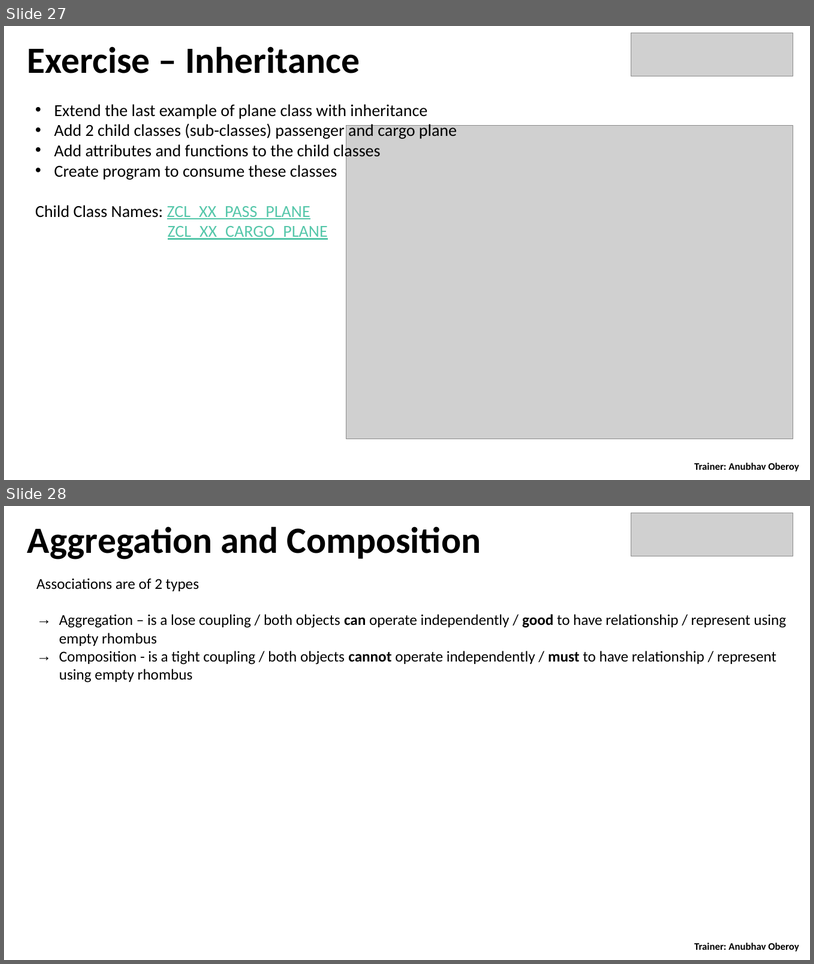
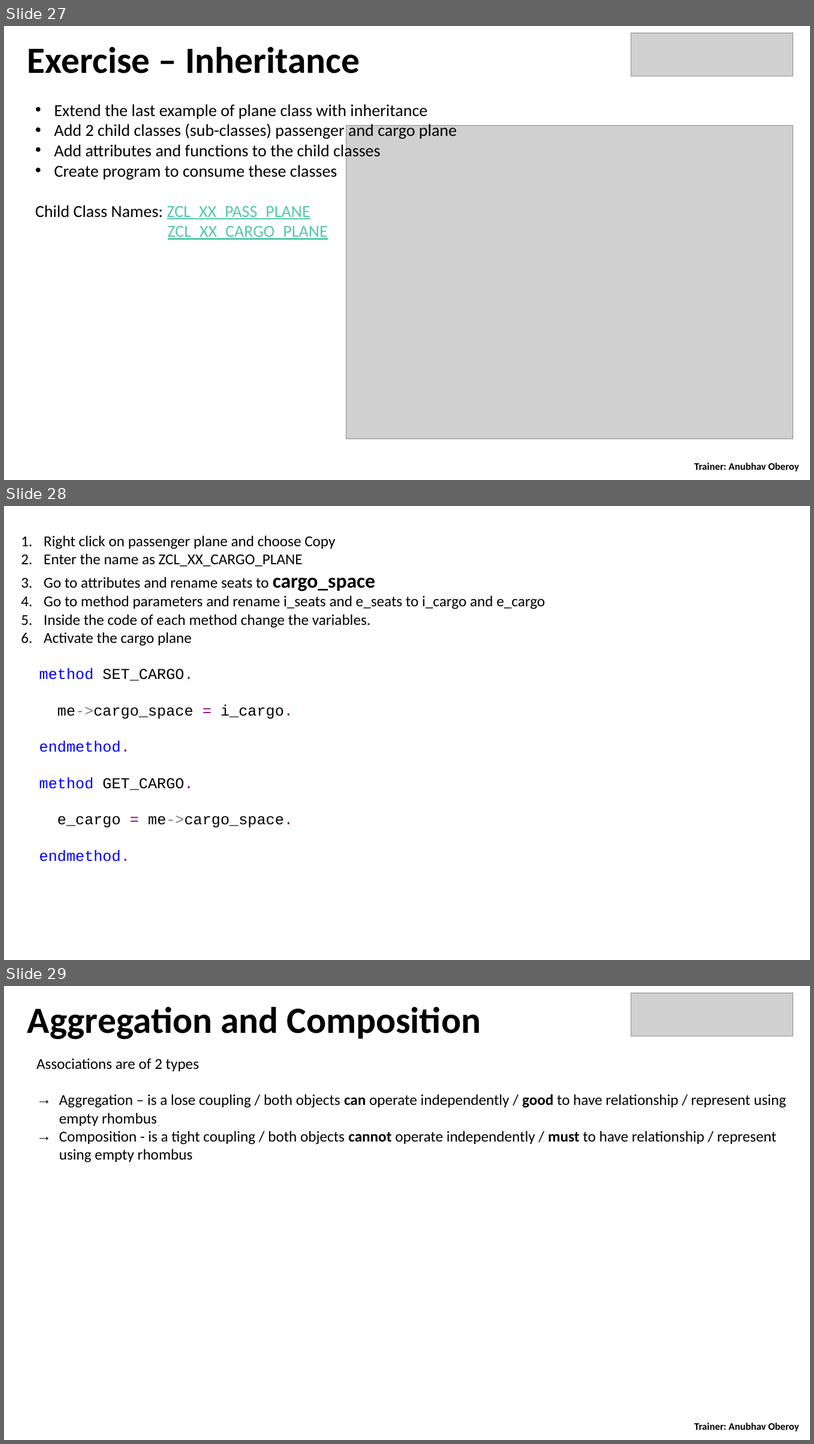
Before and after one commit to Grayser93/S4D400_Introduction_to_ABAP_on_S4HANA, a slide deck: day 4/S4D400 - Day 4.pptx. Shown one above the other, each under a label of ours: slides 27 and 28 before the commit, slides 27, 28 and 29 after it. The pictures are 814x964 and 814x1444 pixels, drawn with LibreOffice and Linux fonts; fonts in the diff are those of the drawing; grey boxes stand for pictures. Boxes give left, top, right and bottom in pixels: in the first picture for what was removed or moved away, otherwise in the second. Text is boxed around its words. In the diff, an @@ line names an element or a change of style, - is before the commit and + after.

```diff
--- a/day 4/S4D400 - Day 4.pptx
+++ b/day 4/S4D400 - Day 4.pptx
@@ slide 28 added at <box>4,506,810,960</box>, background #FFFFFF @@
@@ text added at <box>39,535,545,861</box>, 18 pt, text #000000 @@
+1. Right click on passenger plane and choose Copy
+2. Enter the name as ZCL_XX_CARGO_PLANE
+3. Go to attributes and rename seats to cargo_space
+4. Go to method parameters and rename i_seats and e_seats to i_cargo and e_cargo
+5. Inside the code of each method change the variables.
+6. Activate the cargo plane
+method SET_CARGO.
+me->cargo_space = i_cargo.
+endmethod.
+method GET_CARGO.
+e_cargo = me->cargo_space.
+endmethod.
@@ what was slide 28 is now slide 29 @@
```
Also in this commit, not shown: 6 other files.
